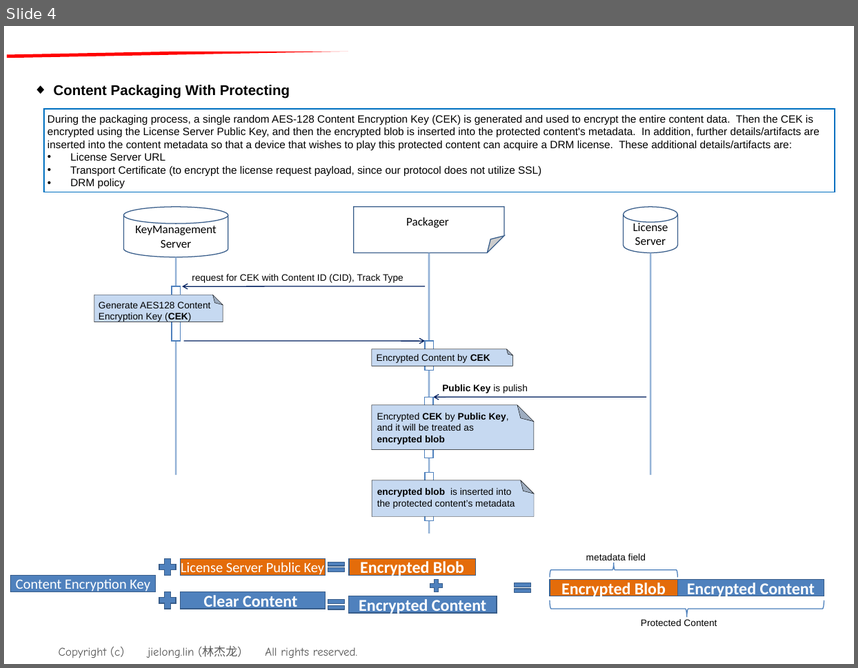
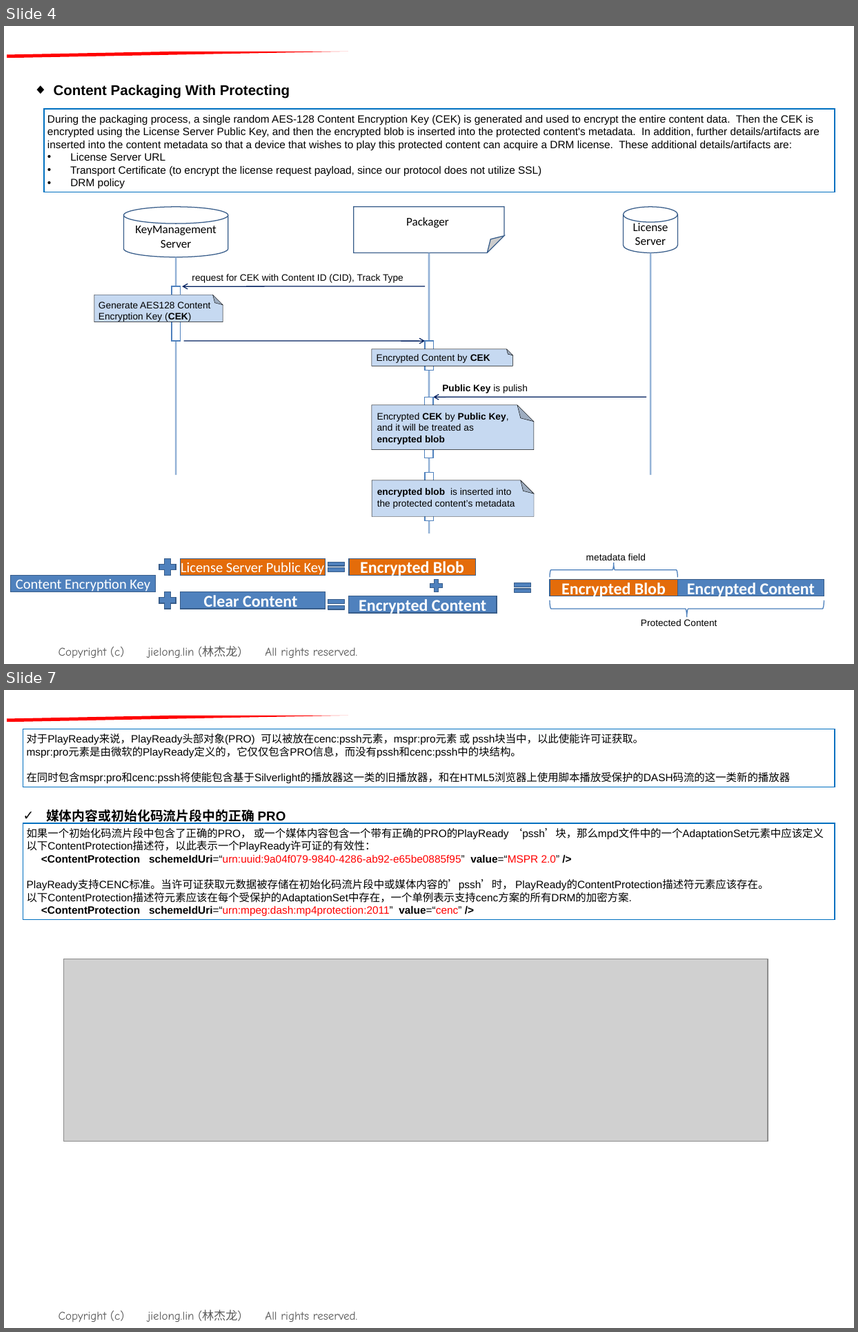
Before and after one commit to qq1624646454/philipstv_tpv, a slide deck: Drm_Mechanism.ppt. Shown one above the other, each under a label of ours: slide 4 before the commit, slides 4 and 7 after it; the slides between them are not shown. The pictures are 858x668 and 858x1332 pixels, drawn with LibreOffice and Linux fonts; fonts in the diff are those of the drawing; grey boxes stand for pictures; background and template pictures are left out. Boxes give left, top, right and bottom in pixels: in the first picture for what was removed or moved away, otherwise in the second. Text is boxed around its words. In the diff, an @@ line names an element or a change of style, - is before the commit and + after.

```diff
--- a/Drm_Mechanism.ppt
+++ b/Drm_Mechanism.ppt
@@ slide 7 added at box(4, 690, 854, 1328), background #FFFFFF; not listed: 2 template elements that a slide beside it also shows @@
@@ rectangle added at box(23, 729, 835, 787), fill #FFFFFF, outline #0070C0 0.74 pt, 9 pt, text #000000 @@
+对于PlayReady来说，PlayReady头部对象(PRO) 可以被放在cenc:pssh元素，mspr:pro元素 或 pssh块当中，以此使能许可证获取。
+mspr:pro元素是由微软的PlayReady定义的，它仅仅包含PRO信息，而没有pssh和cenc:pssh中的块结构。
+在同时包含mspr:pro和cenc:pssh将使能包含基于Silverlight的播放器这一类的旧播放器，和在HTML5浏览器上使用脚本播放受保护的DASH码流的这一类新的播放器
@@ text added at box(46, 807, 286, 824), 11 pt, text #000000, bold @@
+✓ 媒体内容或初始化码流片段中的正确 PRO
@@ rectangle added at box(23, 823, 835, 920), fill #FFFFFF, outline #0070C0 0.74 pt, 9 pt, text #000000 @@
+如果一个初始化码流片段中包含了正确的PRO， 或一个媒体内容包含一个带有正确的PRO的PlayReady ‘pssh’块，那么mpd文件中的一个AdaptationSet元素中应该定义以下ContentProtection描述符，以此表示一个PlayReady许可证的有效性：
+<ContentProtection schemeIdUri=“urn:uuid:9a04f079-9840-4286-ab92-e65be0885f95” value=“MSPR 2.0” />
+PlayReady支持CENC标准。当许可证获取元数据被存储在初始化码流片段中或媒体内容的’pssh’时， PlayReady的ContentProtection描述符元素应该存在。
+以下ContentProtection描述符元素应该在每个受保护的AdaptationSet中存在，一个单例表示支持cenc方案的所有DRM的加密方案.
+<ContentProtection schemeIdUri=“urn:mpeg:dash:mp4protection:2011” value=“cenc” />
@@ picture added at box(63, 958, 767, 1141) @@
```
Also in this commit, not shown: 4 slides changed, 3 other slides added.
